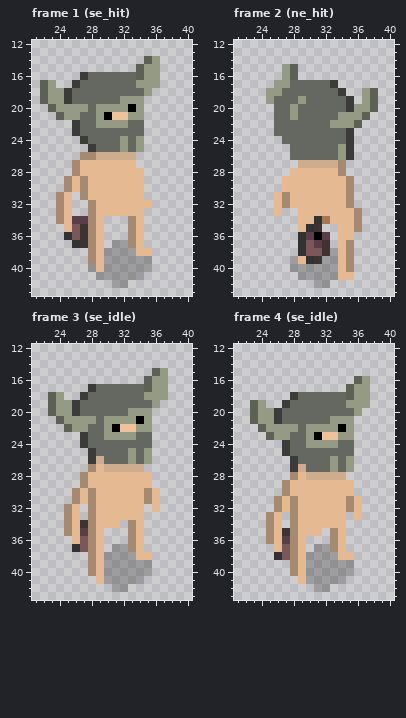
Edited in one commit: pixel-art file (Assets/Sprites/Player/Simple Pete.aseprite). Above is the file before it was changed.
64x64 pixels, 94 frames. Colours within 5 levels of each other are drawn and written as one. Shown: frame 1 (se_hit): x 21..40, y 12..43; frame 2 (ne_hit): x 21..40, y 12..43; frame 3 (se_idle): x 21..40, y 12..43; frame 4 (se_idle): x 21..40, y 12..43. The commit also changed other frames, which this record leaves out.
After the commit:
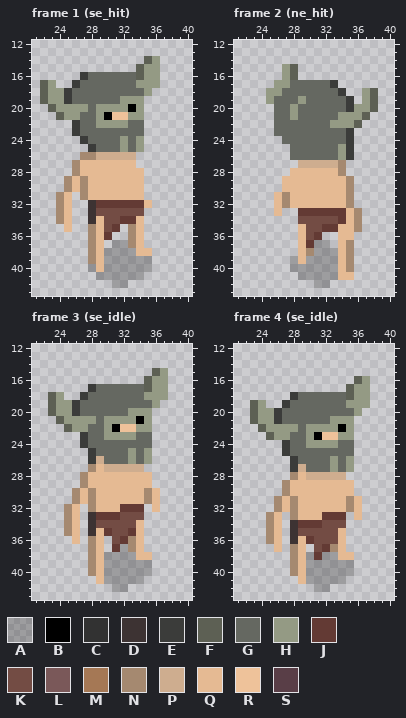
Palette (. is transparent): A #0000003c  B #000000  C #323232  D #3d3333  E #3b3c3a  F #5d6054  G #656861  H #949a84  J #633a34  K #734c44  L #7a5859  M #a57855  N #a58970  P #cead8f  Q #e5ba93  R #eec29a  S #593e47
The edit:
layer "Gear/Legs/Burlap Pants" added
layer "Gear/Bag/Small bag" now hidden
Changed rows in their new state; - is an unchanged pixel.
Frame 1 (se_hit):
first column x 25:
32 ---DJJJJJJ
33 ---DKKKKKK
34 -..D-KKJJ-
35 -..--KJ---
36 ...--J----
37 -..-------
Frame 2 (ne_hit):
first column x 29:
33 JJJJJJ
34 KKKKKJ
35 -KKJJ-
36 QKJ.--
37 QJAA--
38 QNAA--
39 -AA---
Frame 3 (se_idle):
first column x 26:
32 ------JJJ
33 --DJJJKKK
34 -.DKKKKK-
35 -.D-JKKJ-
36 -.---KJ--
37 ..---J---
Frame 4 (se_idle):
first column x 26:
33 ------JJJ
34 --DJJJKKK
35 -.DKKKKK-
36 -.D-JKKK-
37 -.---KJ--
38 ..---J---
